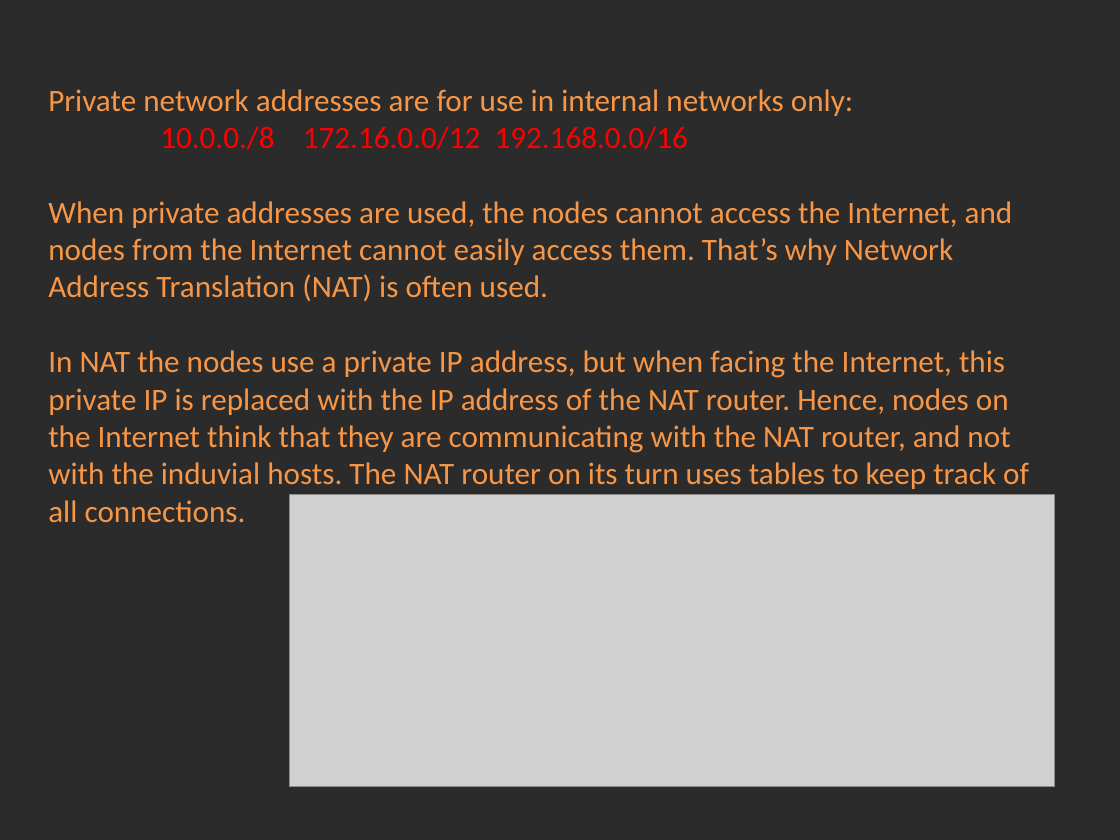
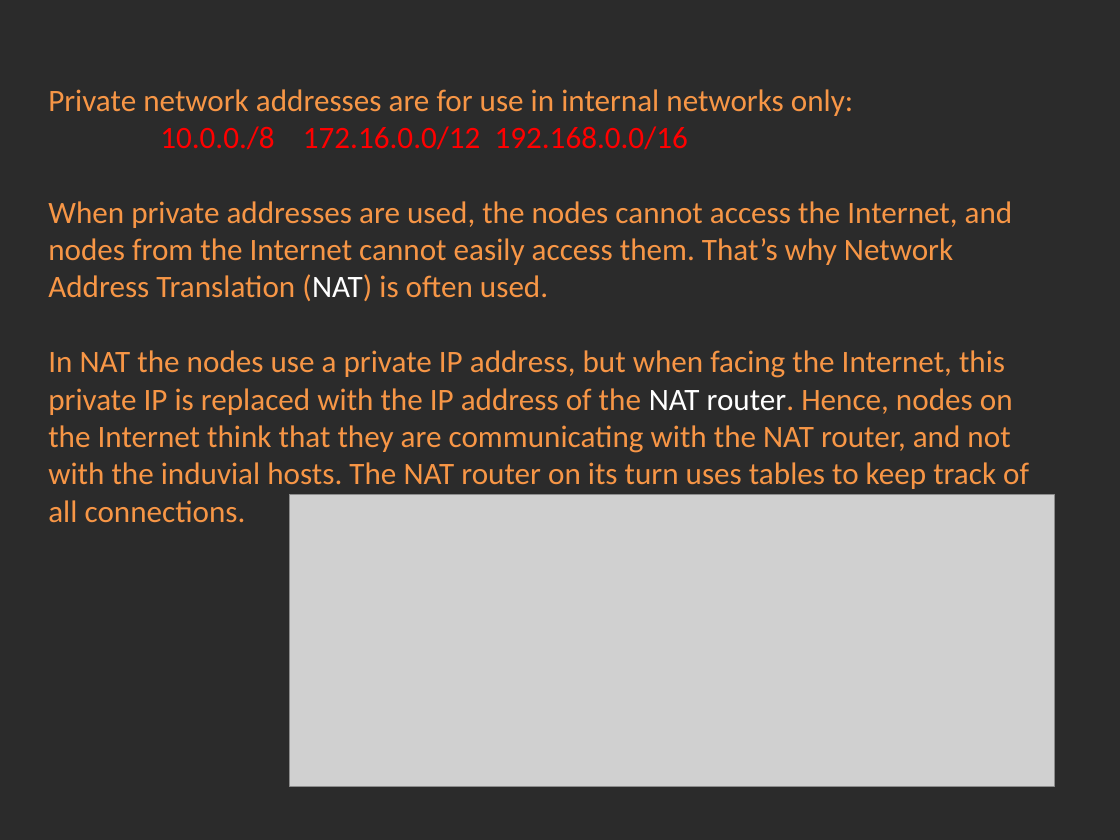
Before and after one commit to Academy-Soft-Intellect/Linux-Course, a slide deck: slide 4 of 06.Networking/06-Networking.pptx. Drawn at 1120x840 pixels with LibreOffice and Linux fonts; fonts in the diff are those of the drawing; grey boxes stand for pictures; background and template pictures are left out; a plain dark background stands for a picture behind light text. Boxes give left, top, right and bottom in pixels: in the first picture for what was removed or moved away, otherwise in the second. Text is boxed around its words. In the diff, an @@ line names an element or a change of style, - is before the commit and + after.

Commit message:
Network

```diff
--- a/06.Networking/06-Networking.pptx
+++ b/06.Networking/06-Networking.pptx
@@ text at bbox=[48, 201, 1029, 523]: text colour #F79646 to #FFFFFF in "(NAT)", "NAT router." @@
```
Also in this commit, not shown: 3 other slides changed, 2 slides added.
